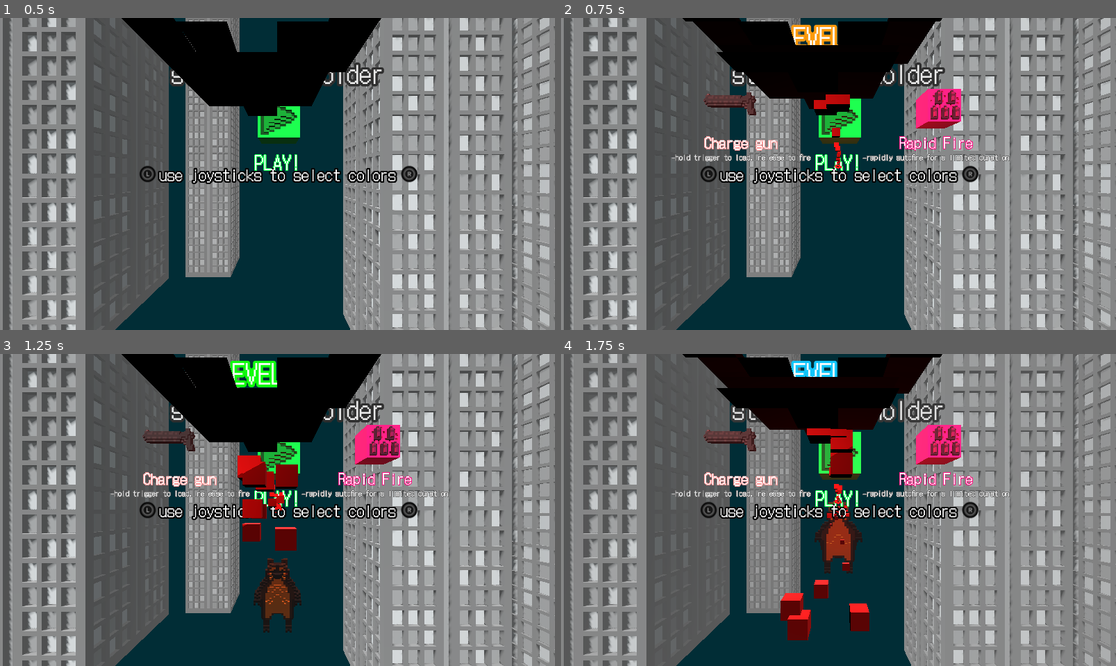
Above: before the commit, frames 1-4 (two rows, left to right).
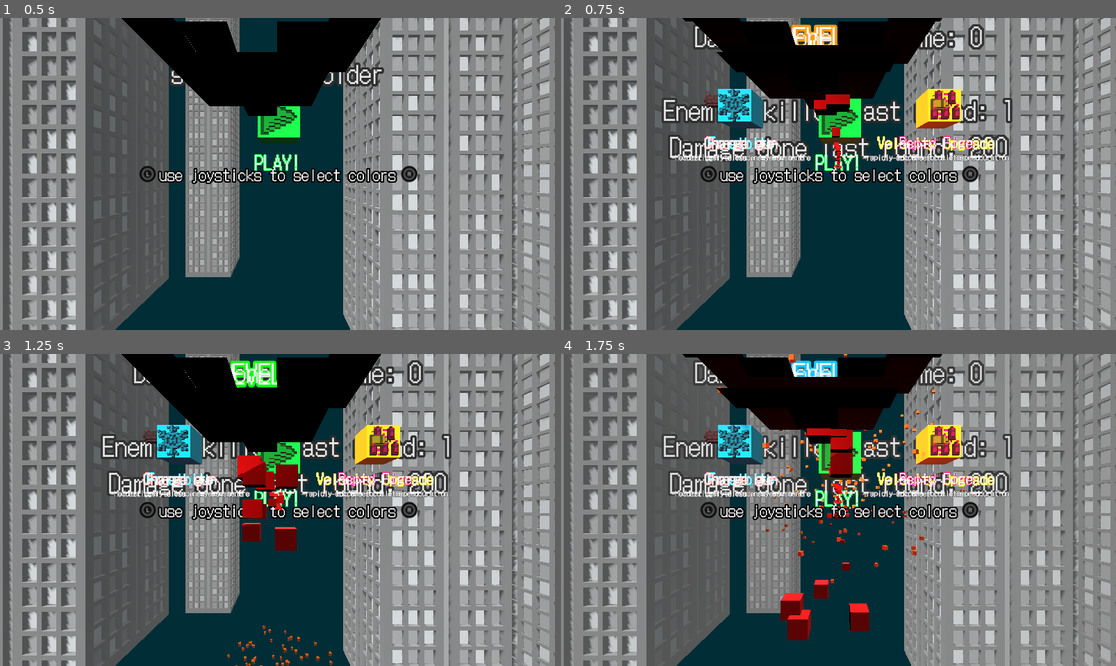
Above: after the commit, the same moments.

Repository: Majsek/Project_BC
Game: Godot game, scene res://scenes/world.tscn
Two runs of this game, one before a commit and one after it. Both use one fixed random seed, a clock stepped at 60 frames per second and the inputs below.
Inputs:
- Up to frame 1 (0.5 s): no input
- Up to frame 2 (0.75 s): tap Enter (ui_accept) at 0.5 s; hold Right (ui_right) from 0.53 s (still down); tap Delete (ui_text_delete) at 0.6 s
- Up to frame 3 (1.25 s): keep holding Right (ui_right); tap Enter (ui_accept) at 0.77 s
- Up to frame 4 (1.75 s): release Right (ui_right) at 1.28 s; hold Down (ui_down) from 1.28 s (still down); tap Delete (ui_text_delete) at 1.35 s; tap Enter (ui_accept) at 1.52 s

Frame 1 is identical in both runs. In frame 2, 7.6% of the frame differs, in the area x 18-82%, y 2-47%; in frame 3, 8.5%; in frame 4, 9.1%, in the area x 18-82%, y 0-74%.

Commit message:
enemy death anim 4

Diff:
--- a/scenes/enemy.tscn
+++ b/scenes/enemy.tscn
@@ -11,7 +11,13 @@
 [sub_resource type="StandardMaterial3D" id="StandardMaterial3D_phhk3"]
 resource_local_to_scene = true
 albedo_texture = ExtResource("3_gytna")
+rim = 0.96
+rim_tint = 0.0
+clearcoat_roughness = 1.0
+subsurf_scatter_skin_mode = true
+refraction_scale = -0.49
 grow = true
+distance_fade_max_distance = 0.0
 
 [sub_resource type="Animation" id="Animation_owq4w"]
 length = 0.001
@@ -30,14 +36,26 @@
 tracks/1/type = "value"
 tracks/1/imported = false
 tracks/1/enabled = true
-tracks/1/path = NodePath(".:scale")
+tracks/1/path = NodePath("MeshInstance3D:surface_material_override/0:distance_fade_mode")
 tracks/1/interp = 1
 tracks/1/loop_wrap = true
 tracks/1/keys = {
 "times": PackedFloat32Array(0),
 "transitions": PackedFloat32Array(1),
+"update": 1,
+"values": [0]
+}
+tracks/2/type = "value"
+tracks/2/imported = false
+tracks/2/enabled = true
+tracks/2/path = NodePath("MeshInstance3D:surface_material_override/0:distance_fade_max_distance")
+tracks/2/interp = 1
+tracks/2/loop_wrap = true
+tracks/2/keys = {
+"times": PackedFloat32Array(0),
+"transitions": PackedFloat32Array(1),
 "update": 0,
-"values": [Vector3(0.295, 0.295, 0.295)]
+"values": [0.0]
 }
 
 [sub_resource type="Animation" id="Animation_ga6wh"]
@@ -51,12 +69,9 @@
 tracks/0/interp = 1
 tracks/0/loop_wrap = true
 tracks/0/keys = {
-"times": PackedFloat32Array(0, 0.4),
-"transitions": PackedFloat32Array(1, 1),
+"times": PackedFloat32Array(0.4),
+"transitions": PackedFloat32Array(1),
 "values": [{
-"args": [],
-"method": &"spawn_death_particles"
-}, {
 "args": [],
 "method": &"queue_free"
 }]
@@ -64,50 +79,50 @@
 tracks/1/type = "value"
 tracks/1/imported = false
 tracks/1/enabled = true
-tracks/1/path = NodePath(".:scale")
+tracks/1/path = NodePath("MeshInstance3D:surface_material_override/0:grow")
 tracks/1/interp = 1
 tracks/1/loop_wrap = true
 tracks/1/keys = {
-"times": PackedFloat32Array(0, 0.4),
-"transitions": PackedFloat32Array(1.56917, 1),
-"update": 0,
-"values": [Vector3(0.295, 0.295, 0.295), Vector3(0.395, 0.395, 0.395)]
+"times": PackedFloat32Array(0),
+"transitions": PackedFloat32Array(1),
+"update": 1,
+"values": [true]
 }
 tracks/2/type = "value"
 tracks/2/imported = false
-tracks/2/enabled = false
-tracks/2/path = NodePath(".:position:y")
+tracks/2/enabled = true
+tracks/2/path = NodePath("MeshInstance3D:surface_material_override/0:grow_amount")
 tracks/2/interp = 1
 tracks/2/loop_wrap = true
 tracks/2/keys = {
-"times": PackedFloat32Array(0, 0.15, 0.4),
-"transitions": PackedFloat32Array(1.7411, 1.18921, 1),
+"times": PackedFloat32Array(0, 0.4),
+"transitions": PackedFloat32Array(0.378929, 0.420448),
 "update": 0,
-"values": [0.0, 0.5, 0.8]
+"values": [0.0, -1.0]
 }
 tracks/3/type = "value"
 tracks/3/imported = false
 tracks/3/enabled = true
-tracks/3/path = NodePath("MeshInstance3D:surface_material_override/0:grow")
+tracks/3/path = NodePath("MeshInstance3D:surface_material_override/0:distance_fade_mode")
 tracks/3/interp = 1
 tracks/3/loop_wrap = true
 tracks/3/keys = {
-"times": PackedFloat32Array(0.15),
-"transitions": PackedFloat32Array(1),
+"times": PackedFloat32Array(0, 0.06),
+"transitions": PackedFloat32Array(1, 1),
 "update": 1,
-"values": [true]
+"values": [0, 2]
 }
 tracks/4/type = "value"
 tracks/4/imported = false
 tracks/4/enabled = true
-tracks/4/path = NodePath("MeshInstance3D:surface_material_override/0:grow_amount")
+tracks/4/path = NodePath("MeshInstance3D:surface_material_override/0:distance_fade_max_distance")
 tracks/4/interp = 1
 tracks/4/loop_wrap = true
 tracks/4/keys = {
-"times": PackedFloat32Array(0.15, 0.4),
-"transitions": PackedFloat32Array(1.93187, 1.8025),
+"times": PackedFloat32Array(0.06, 0.4),
+"transitions": PackedFloat32Array(1, 1),
 "update": 0,
-"values": [0.0, -2.5]
+"values": [0.0, 20.0]
 }
 
 [sub_resource type="Animation" id="Animation_hu83i"]
@@ -158,7 +173,7 @@
 }
 
 [node name="enemy" type="CharacterBody3D"]
-transform = Transform3D(0.295, 0, 0, 0, 0.295, 0, 0, 0, 0.295, 0, 0.56602, 0)
+transform = Transform3D(0.334137, 0, 0, 0, 0.334137, 0, 0, 0, 0.334137, 0, 0.56602, 0)
 collision_layer = 3
 collision_mask = 2
 script = ExtResource("1_h4n54")
--- a/scripts/enemy.gd
+++ b/scripts/enemy.gd
@@ -25,8 +25,6 @@
 		$MeshInstance3D.get_surface_override_material(0).set_albedo(color_)
 
 var speed_ = 1.0
-# Get the gravity from the project settings to be synced with RigidBody nodes.
-#var gravity = ProjectSettings.get_setting("physics/3d/default_gravity")
 
 var death_dmg_ : int
 
@@ -45,9 +43,9 @@
 	spawnAnim()
 
 func _physics_process(delta):
-	# Add the gravity.
-#	if not is_on_floor():
-#		velocity.y -= gravity * delta
+	#TEST:
+	if Input.is_action_just_pressed("ui_text_delete"):
+		die(200)
 	followPlayer()
 
 
@@ -115,6 +113,7 @@
 	main_.enemies_killed_last_round_ += 1
 	main_.dmg_done_last_round_ += dmg
 	%AnimationPlayer.play("death")
+	spawn_death_particles()
 
 func spawn_death_particles():
 	var hit_particle : Node = HIT_PARTICLE.instantiate()
--- a/scripts/player.gd
+++ b/scripts/player.gd
@@ -32,8 +32,6 @@
 @onready var right_hand_ : XRController3D = $XROrigin3D/right_hand
 @onready var left_hand_ : XRController3D = $XROrigin3D/left_hand
 @onready var tutorial_ : Label3D = $XROrigin3D/XRCamera3D/tutorial
-
-var anim_player_ : AnimationPlayer
 
 func _ready():
 	main_.player_ = self
